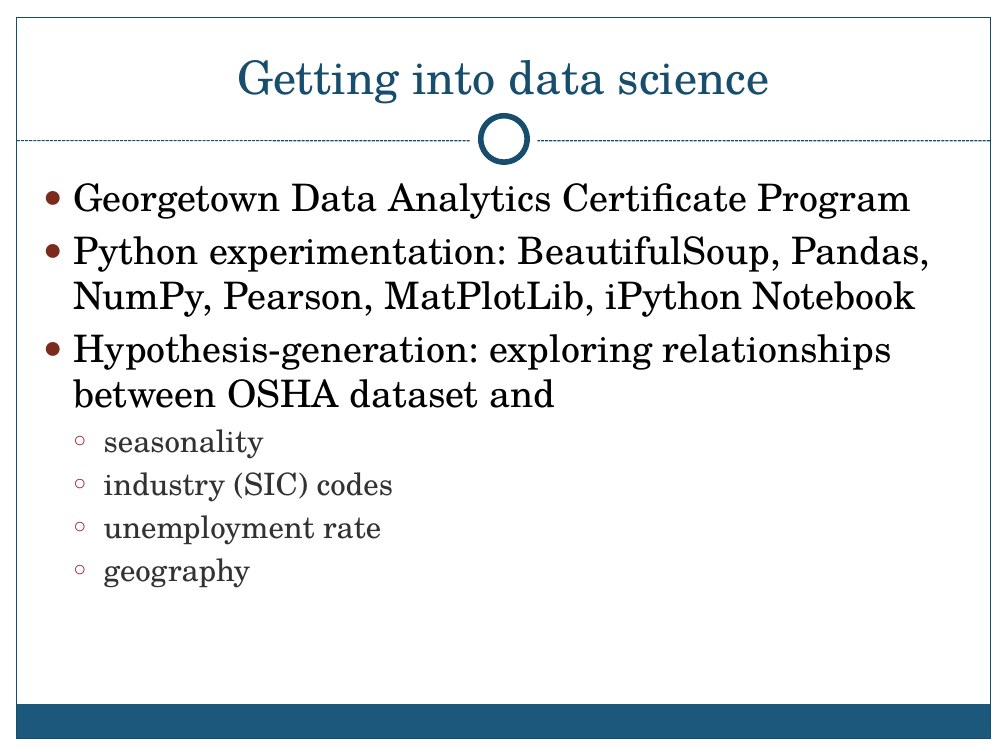
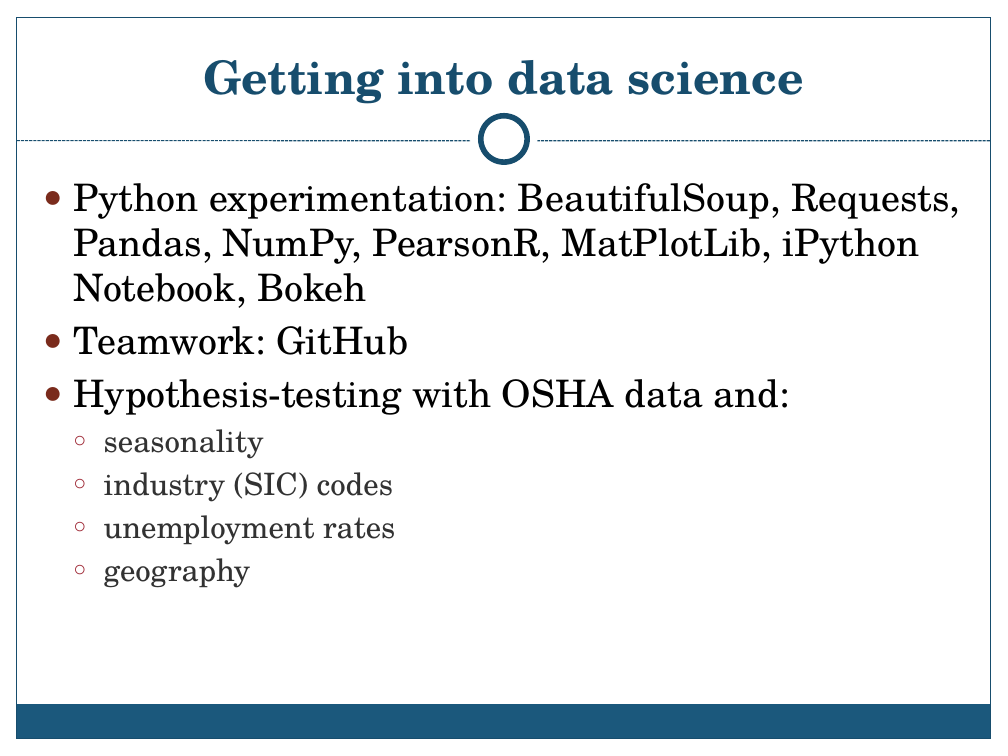
Before and after one commit to OSHADataDoor/OshaScrapy, a slide deck: slide 5 of presentation/DIDCtalk.pptx (slide 4 before the commit). Drawn at 1008x756 pixels with LibreOffice and Linux fonts; fonts in the diff are those of the drawing; background and template pictures are left out. Boxes give left, top, right and bottom in pixels: in the first picture for what was removed or moved away, otherwise in the second. Text is boxed around its words. In the diff, an @@ line names an element or a change of style, - is before the commit and + after.

```diff
--- a/presentation/DIDCtalk.pptx
+++ b/presentation/DIDCtalk.pptx
@@ title "Getting into data science" at (203,60,803,104): bold on @@
@@ text at (73,183,960,415): text changed @@
-● Georgetown Data Analytics Certificate Program
-● Python experimentation: BeautifulSoup, Pandas, NumPy, Pearson, MatPlotLib, iPython Notebook
-● Hypothesis-generation: exploring relationships between OSHA dataset and
+● Python experimentation: BeautifulSoup, Requests, Pandas, NumPy, PearsonR, MatPlotLib, iPython Notebook, Bokeh
+● Teamwork: GitHub
+● Hypothesis-testing with OSHA data and:
@@ text at (104,515,395,545): text changed @@
-  ○ unemployment rate
+  ○ unemployment rates
```
Also in this commit, not shown: 8 other slides changed, 3 slides added, 2 slides removed, 1 other file.
